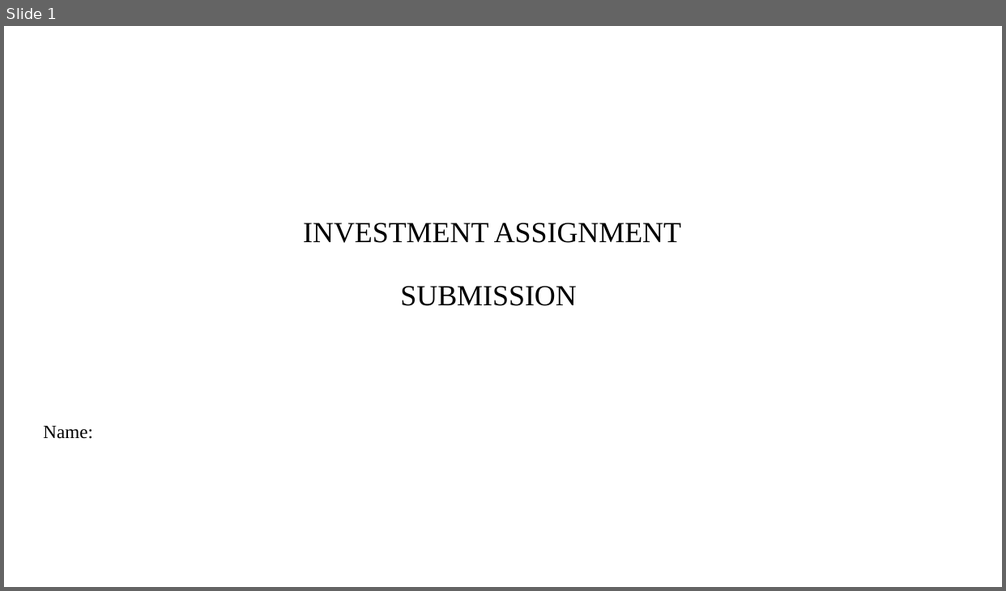
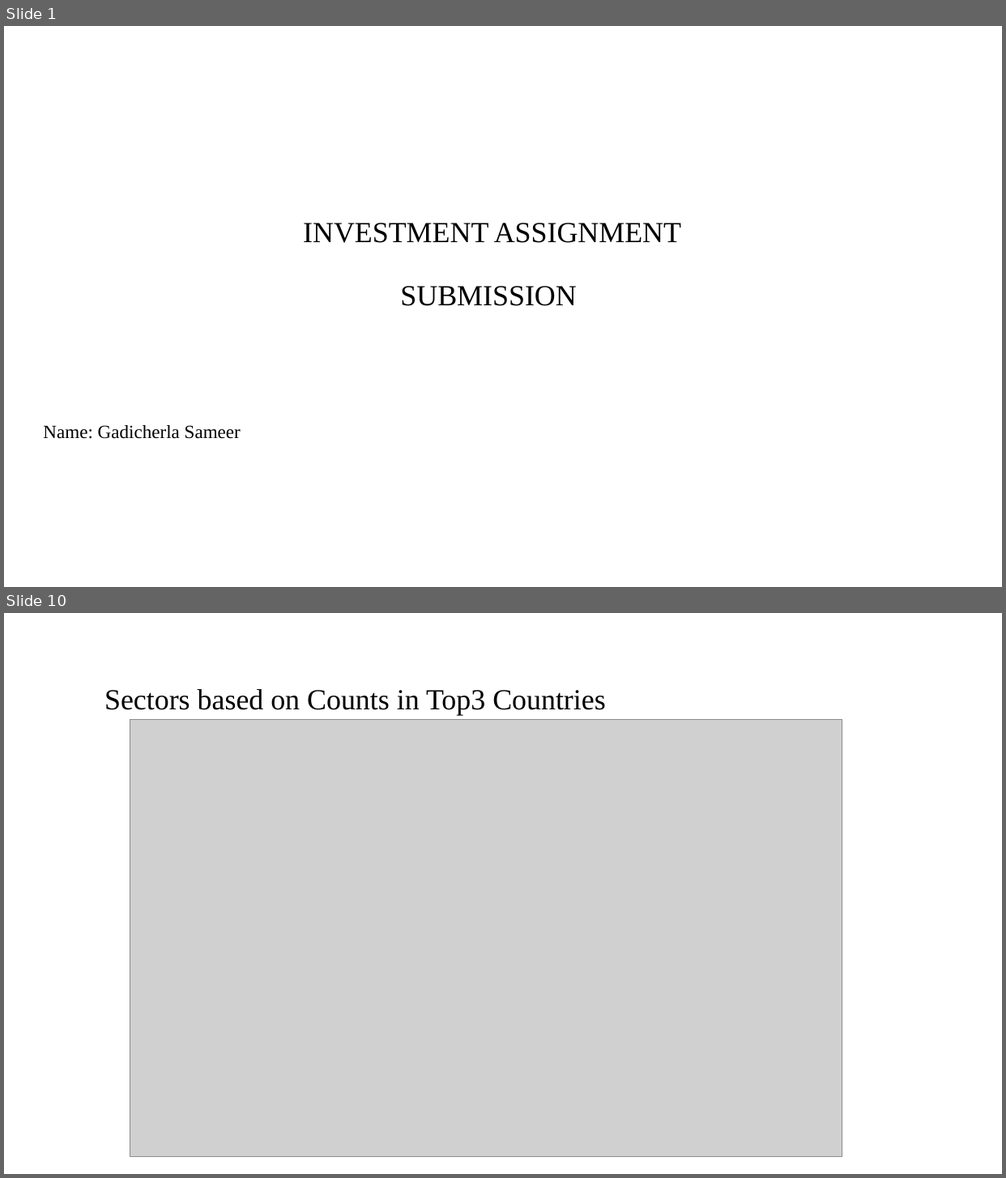
Before and after one commit to sameerg07/EDA_SparkFunds, a slide deck: Data/INVEST.pptx. Shown one above the other, each under a label of ours: slide 1 before the commit, slides 1 and 10 after it; the slides between them are not shown. The pictures are 1006x591 and 1006x1178 pixels, drawn with LibreOffice and Linux fonts; fonts in the diff are those of the drawing; grey boxes stand for pictures; background and template pictures are left out. Boxes give left, top, right and bottom in pixels: in the first picture for what was removed or moved away, otherwise in the second. Text is boxed around its words. In the diff, an @@ line names an element or a change of style, - is before the commit and + after.

```diff
--- a/Data/INVEST.pptx
+++ b/Data/INVEST.pptx
@@ slide 10 added at <box>4,613,1002,1174</box>, background #FFFFFF @@
@@ title added at <box>104,689,606,716</box>, 28 pt, text #000000 @@
+Sectors based on Counts in Top3 Countries
@@ picture added at <box>130,720,842,1157</box> @@
@@ slide 1 changed as well @@
@@ subtitle at <box>43,425,241,439</box>: text changed @@
-Name:
+Name: Gadicherla Sameer
```
Also in this commit, not shown: 9 other slides added, 9 slides removed, 4 other files.
